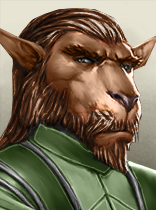
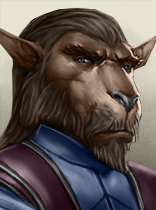
Layers edited between the first and the second (156, 210) image:
added layer "Layer 10" (color) above "Color Fill 1 copy" over 0, 124, 156, 210
"Color Fill 1 copy": opacity 50% → 69%, blend overlay → multiply, moved it above "Gradient Map 1", painted on it over 0, 7, 149, 180
removed layer "Color Fill 2" (was color) over 0, 23, 156, 152
renamed "Color Fill 4" to "Color Fill 5", blend overlay → color, painted on it over 0, 23, 156, 152
removed layer "Color Fill 3" (was color, 68%) over 0, 7, 156, 210
removed layer "Color Fill 1" (was overlay) over 0, 7, 149, 180
painted on "Layer 6" over 0, 8, 130, 150
painted on "Layer 5" over 13, 79, 123, 169
painted on "Layer 7" over 0, 122, 156, 210
added layer "Layer 8" above "Layer 9" over 0, 123, 156, 210
added layer "Layer 9" above "Layer 2" over 0, 101, 156, 210
painted on "Layer 2" over 0, 7, 128, 210
